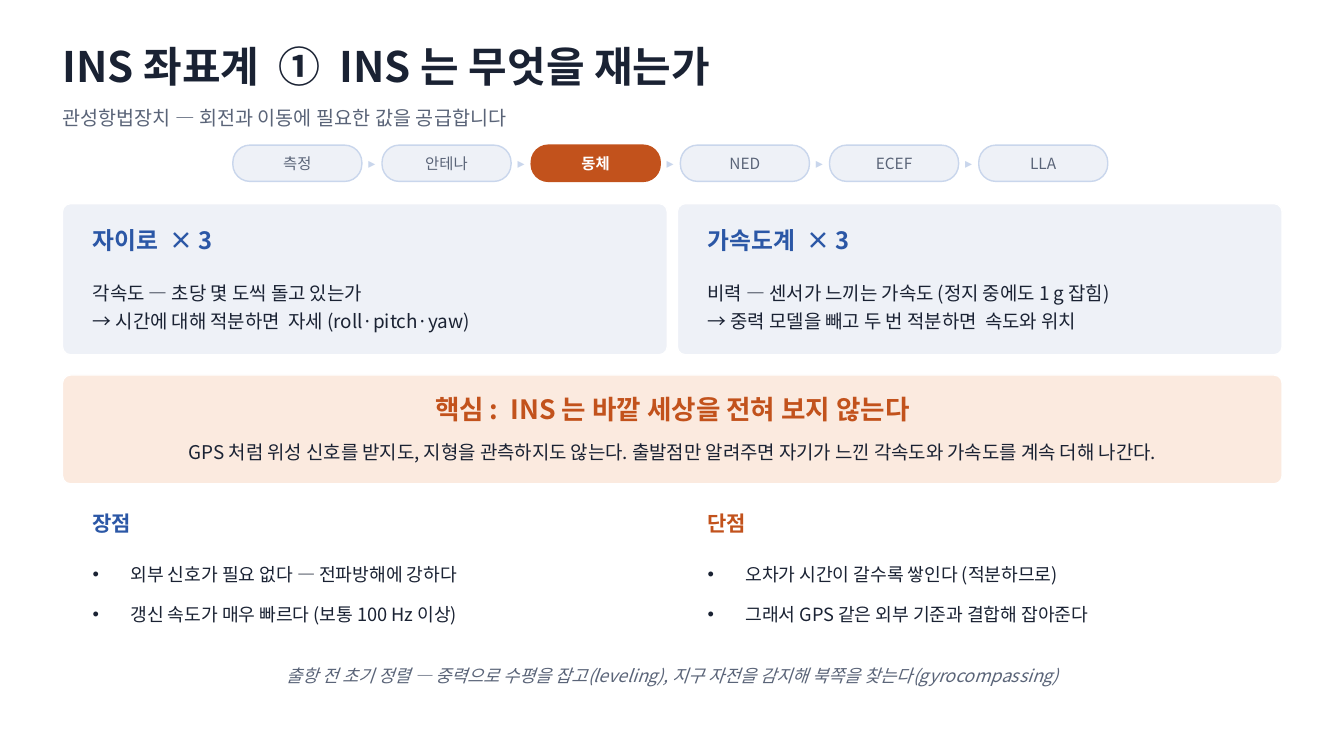
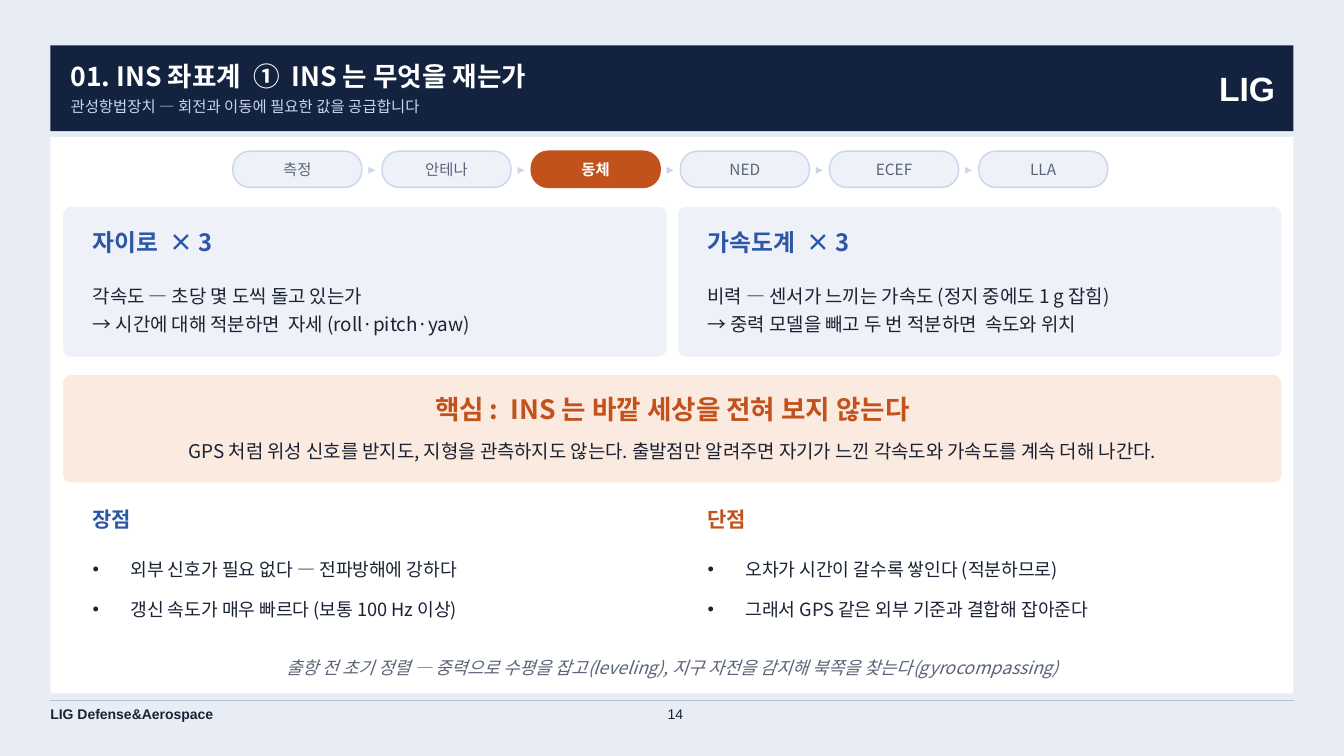
Before and after one commit to harley-hwan/IpcProc, a slide deck: slide 14 of Part2_CoordFrames/ref/산출물/Chapter2_coordinate_systems.pptx. Drawn at 1344x756 pixels with LibreOffice and Linux fonts; fonts in the diff are those of the drawing. Boxes give left, top, right and bottom in pixels: in the first picture for what was removed or moved away, otherwise in the second. Text is boxed around its words. In the diff, an @@ line names an element or a change of style, - is before the commit and + after.

```diff
--- a/Part2_CoordFrames/ref/산출물/Chapter2_coordinate_systems.pptx
+++ b/Part2_CoordFrames/ref/산출물/Chapter2_coordinate_systems.pptx
@@ background #FFFFFF to #E8EDF5 @@
@@ rectangle added at (50,45,1294,131), fill #13233F @@
@@ text removed at (62,46,710,86) @@
-INS 좌표계 ① INS 는 무엇을 재는가
@@ text "01. INS 좌표계 ① INS ...": place and size @@
-text "01. INS 좌표계 ① INS ..." at (62,108,506,127)
+text "01. INS 좌표계 ① INS ..." at (71,63,526,113)
@@ text at (71,63,526,89): paragraph added @@
+01. INS 좌표계 ① INS 는 무엇을 재는가
@@ text added at (1219,77,1275,102), 24 pt, text #FFFFFF, bold @@
+LIG
@@ text at (71,99,419,113): size 14 to 11 pt, text colour #5A6478 to #C9D6EC in "관성항법장치 — 회전과 이동에 필요한 값을 공급합니다"; line spacing 1 to 14pt @@
@@ rectangle added at (50,137,1294,694), fill #FFFFFF @@
@@ 11 texts, 6 rounded rectangles: place and size @@
-11 texts, 6 rounded rectangles at (233,145,1108,181)
+11 texts, 6 rounded rectangles at (233,151,1108,188)
@@ 4 texts: place and size @@
-4 texts at (93,513,1088,625)
+4 texts at (93,509,1088,620)
@@ text "출항 전 초기 정렬 — ...": place and size @@
-text "출항 전 초기 정렬 — ..." at (286,667,1059,687)
+text "출항 전 초기 정렬 — ..." at (286,659,1059,679)
@@ line added from (50, 701) to (1294, 701), #B9C0CC 0.75 pt @@
@@ text added at (50,709,213,722), 10 pt, text #1A2233, bold @@
+LIG Defense&Aerospace
@@ page number added at (668,709,684,719), 10 pt, text #1A2233 @@
+14
```
Also in this commit, not shown: 34 other slides changed, 9 other files.
